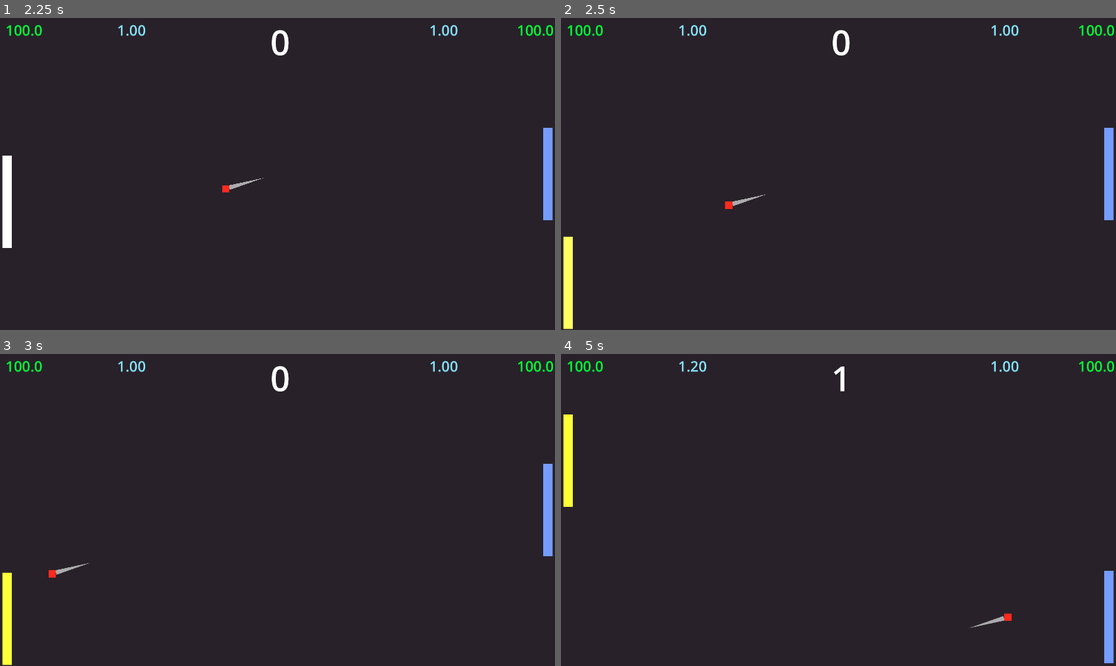
Above: before the commit, frames 1-4 (two rows, left to right).
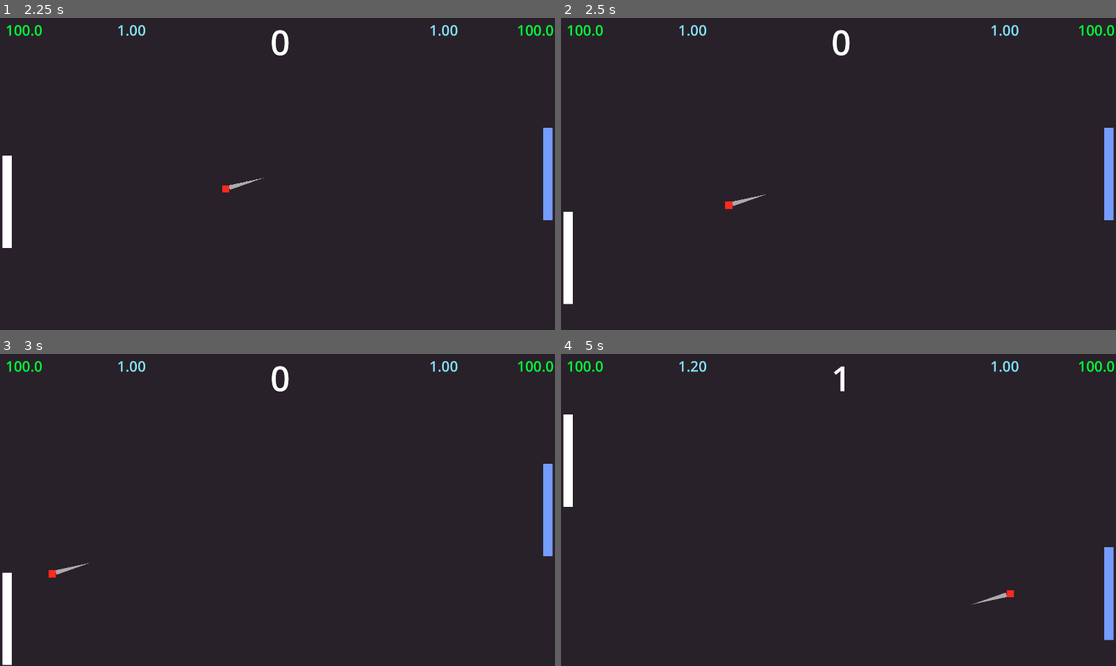
Above: after the commit, the same moments.

Repository: Vedomom/hyper-pong
Game: Godot game, scene res://Scenes/main_menu.tscn
The game is run twice, just before and just after one commit, with the same random seed, the same clock (stepped at 60 frames per second) and the same inputs.
Inputs:
- Up to frame 1 (2.25 s): click "Play" at 0.5 s; tap Enter at 1.25 s; hold D (Right) 1.28-2.03 s; tap Shift (Roll) at 1.35 s; tap Space (Hit) at 2, 2.1 s; hold S (Down) from 2.03 s (still down)
- Up to frame 2 (2.5 s): keep holding S (Down); tap Shift (Roll) at 2.3 s
- Up to frame 3 (3 s): release S (Down) at 2.78 s; hold D (Right) from 2.78 s (still down); tap Shift (Roll) at 2.85 s
- Up to frame 4 (5 s): release D (Right) at 3.53 s; hold W (Up) 3.53-4.28 s; tap Shift (Roll) at 3.6, 4.55 s; hold A (Left) from 4.28 s (still down); hold Space (Hit) from 4.28 s (still down)

Frame 1 is identical in both runs. In frame 2, 0.7% of the frame differs, in the area x 0-3%, y 61-100%; in frame 3, 0.5%; in frame 4, 1.0%, in the area x 0-100%, y 19-100%.

Commit message:
added upgrades : dash, recovery , whiplash, curve

Diff:
--- a/Scenes/player.tscn
+++ b/Scenes/player.tscn
@@ -1,7 +1,7 @@
 [gd_scene format=3 uid="uid://cxwo6lmbku0ag"]
 
 [ext_resource type="Script" uid="uid://txpkjvrook4q" path="res://Scripts/playerMovement.gd" id="1_v0iea"]
-[ext_resource type="PackedScene" uid="uid://ca4xle4gh51q4" path="res://Scripts/Upgrades/Scenes/curve.tscn" id="2_cvnsp"]
+[ext_resource type="PackedScene" uid="uid://te76hysvafge" path="res://Scripts/Upgrades/Scenes/whiplash.tscn" id="2_cvnsp"]
 
 [sub_resource type="RectangleShape2D" id="RectangleShape2D_h1ah7"]
 size = Vector2(20, 163)
@@ -27,4 +27,4 @@
 
 [node name="Upgrades" type="Node" parent="." unique_id=1549932906]
 
-[node name="Curve" parent="Upgrades" unique_id=1763204711 instance=ExtResource("2_cvnsp")]
+[node name="Whiplash" parent="Upgrades" unique_id=504981259 instance=ExtResource("2_cvnsp")]
--- /dev/null
+++ b/Scripts/Upgrades/Scenes/dash.tscn
@@ -0,0 +1,7 @@
+[gd_scene format=3 uid="uid://6gdmw0j4k5vj"]
+
+[ext_resource type="Script" uid="uid://dqx8y0dcimij0" path="res://Scripts/Upgrades/Scripts/dash.gd" id="1_dipvb"]
+
+[node name="Dash" type="Node" unique_id=682302680]
+script = ExtResource("1_dipvb")
+metadata/_custom_type_script = "uid://kw0yhvi4lx7m"
--- /dev/null
+++ b/Scripts/Upgrades/Scenes/whiplash.tscn
@@ -0,0 +1,7 @@
+[gd_scene format=3 uid="uid://te76hysvafge"]
+
+[ext_resource type="Script" uid="uid://dpccadiw2jbj0" path="res://Scripts/Upgrades/Scripts/whiplash.gd" id="1_680ql"]
+
+[node name="Whiplash" type="Node" unique_id=504981259]
+script = ExtResource("1_680ql")
+metadata/_custom_type_script = "uid://kw0yhvi4lx7m"
--- /dev/null
+++ b/Scripts/Upgrades/Scripts/dash.gd
@@ -0,0 +1,5 @@
+extends Upgrades
+
+
+func initialize_power():
+	player.can_dash = true
--- a/Scripts/Upgrades/Scripts/recovery.gd
+++ b/Scripts/Upgrades/Scripts/recovery.gd
@@ -2,4 +2,4 @@
 
 
 func initialize_power():
-    player.lunge_cooldown *= 0.8
+	player.lunge_cooldown *= 0.8
--- a/Scripts/Upgrades/Scripts/upgrade.gd
+++ b/Scripts/Upgrades/Scripts/upgrade.gd
@@ -10,6 +10,7 @@
 	if player:
 		initialize_power()
 	player.player_shot.connect(player_shot)
+	player.player_damaged.connect(player_damaged)
 
 func player_shot():
 	pass
@@ -17,3 +18,6 @@
 
 func initialize_power():
 	pass
+
+func player_damaged():
+	pass
--- /dev/null
+++ b/Scripts/Upgrades/Scripts/whiplash.gd
@@ -0,0 +1,13 @@
+extends Upgrades
+
+var ball : Ball
+
+func initialize_power():
+	for node in player.get_parent().get_children():
+		if node is Ball:
+			ball = node
+
+
+func player_shot():
+	await get_tree().create_timer(1).timeout
+	ball.direction.y *= -1.0
--- a/Scripts/ballLogic.gd
+++ b/Scripts/ballLogic.gd
@@ -47,7 +47,7 @@
 		curve_sign = sign(curve)
 		if coll_info.get_collider() == player or coll_info.get_collider() == cpu:
 			coll_info.get_collider().current_damage *= 1 + (0.2)
-			if coll_info.get_collider().get_class() == "Player":
+			if coll_info.get_collider() is Player:
 				player.player_shot.emit()
 			speed += speedStep
 			score_count += 1
@@ -118,8 +118,10 @@
 
 			if coll_info:
 				if coll_info.get_collider().name == "WallLeft":
+					player.player_damaged.emit()
 					deduct_health(player, cpu.current_damage)
 				elif coll_info.get_collider().name == "WallRight" :
+					player.player_scored.emit()
 					deduct_health(cpu, player.current_damage)
 			if is_stuck:
 				if last_pos.x >= 1800:
--- a/Scripts/playerMovement.gd
+++ b/Scripts/playerMovement.gd
@@ -21,8 +21,11 @@
 var is_dead : bool = false
 
 var curve_power : float = 0
+var can_dash : bool = false
 
 signal player_shot()
+signal player_scored()
+signal player_damaged()
 
 func _ready() -> void:
 	current_damage = initial_damage
@@ -34,7 +37,7 @@
 	#var direction_H := Input.get_axis("Left", "Right")
 	var direction_V := Input.get_axis("Up", "Down")
 	if direction_V and (!is_dead and !cpu.is_dead) :
-		if Input.is_action_just_pressed("Roll") and lunge_timer <= 0.0 and cooldown_timer <= 0.0:
+		if Input.is_action_just_pressed("Roll") and lunge_timer <= 0.0 and cooldown_timer <= 0.0 and can_dash:
 			lunge_timer = lunge_time
 			lunge_direction = direction_V
 			cooldown_timer = lunge_cooldown
Not shown, added: Scripts/Upgrades/Scripts/dash.gd.uid
Not shown, added: Scripts/Upgrades/Scripts/whiplash.gd.uid
